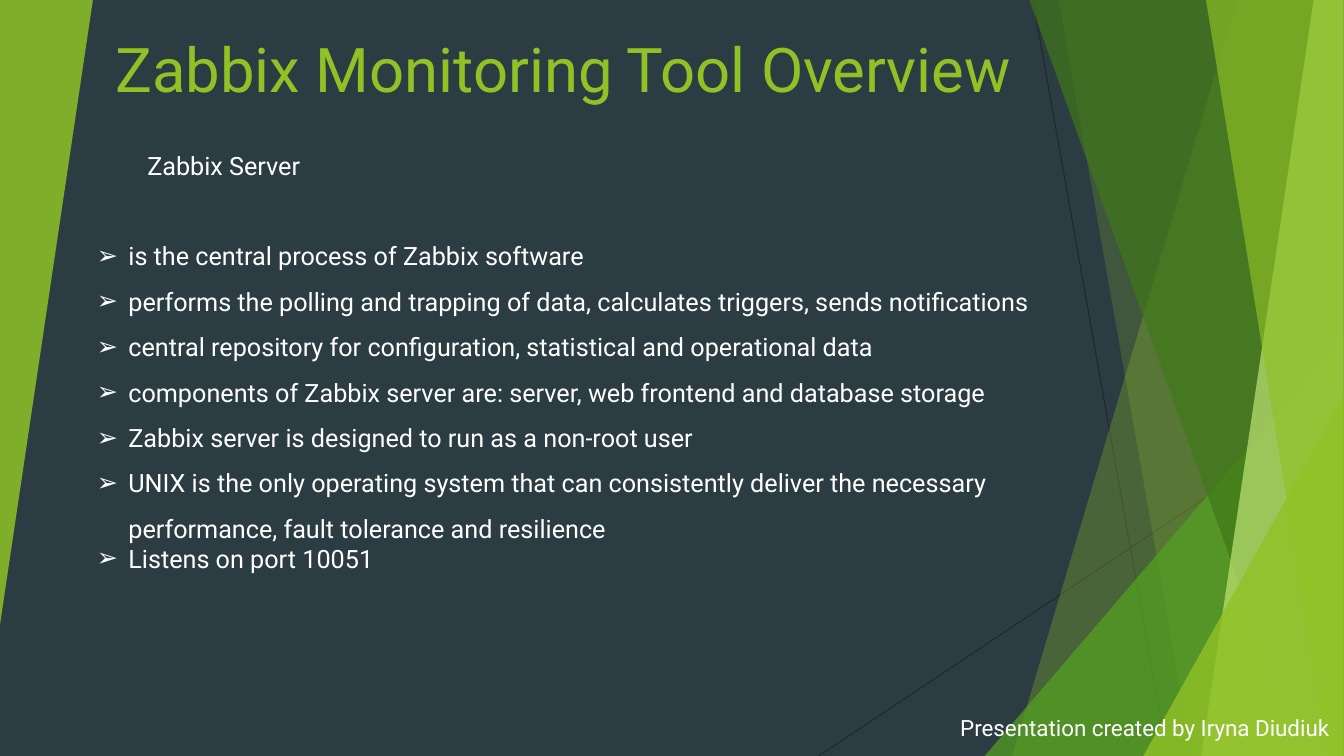
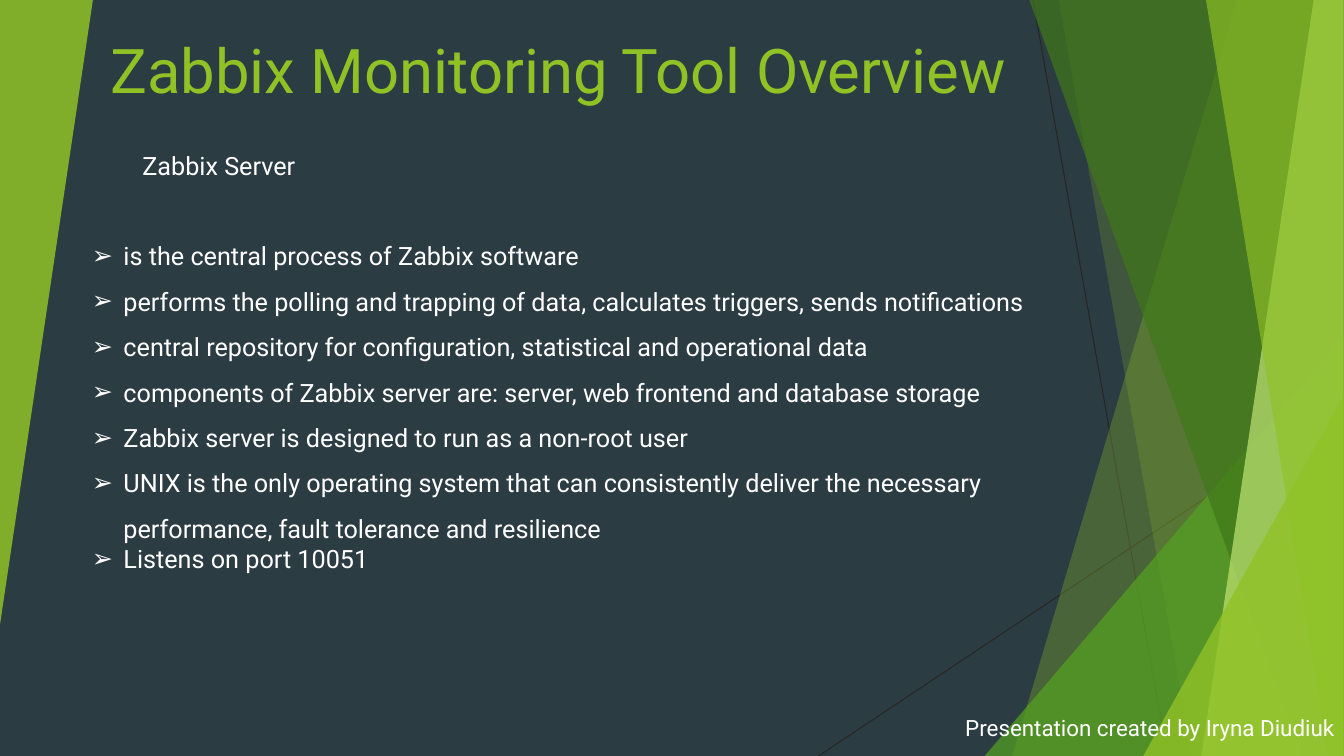
Before and after one commit to irynadiudiuk/Dev_Ops_Mentorship_Program, a slide deck: slide 11 of Logging_and_Monitoring.pptx. Drawn at 1344x756 pixels with LibreOffice and Linux fonts; fonts in the diff are those of the drawing. Boxes give left, top, right and bottom in pixels: in the first picture for what was removed or moved away, otherwise in the second. Text is boxed around its words. In the diff, an @@ line names an element or a change of style, - is before the commit and + after.

```diff
--- a/Logging_and_Monitoring.pptx
+++ b/Logging_and_Monitoring.pptx
@@ triangle removed at (x1=0, y1=0, x2=93, y2=625) @@
@@ freeform shape added at (x1=0, y1=0, x2=93, y2=625), fill #90C226 at 85% opacity @@
@@ title "Zabbix Monitoring Tool Overview" moved from (x1=116, y1=46, x2=1011, y2=105) to (x1=110, y1=47, x2=1006, y2=106) @@
@@ text "Zabbix Server" moved from (x1=128, y1=156, x2=1028, y2=573) to (x1=123, y1=156, x2=1023, y2=573) @@
@@ triangle removed at (x1=985, y1=336, x2=1344, y2=756) @@
@@ freeform shape added at (x1=985, y1=336, x2=1344, y2=756), fill #54A021 at 72% opacity @@
@@ triangle removed at (x1=1143, y1=396, x2=1344, y2=756) @@
@@ freeform shape added at (x1=1143, y1=396, x2=1344, y2=756), fill #90C226 at 80% opacity @@
@@ subtitle "Presentation created by Iryna Diudiuk" moved from (x1=960, y1=715, x2=1329, y2=742) to (x1=965, y1=715, x2=1334, y2=742) @@
```
Also in this commit, not shown: 15 other slides changed, 1 slide removed.
